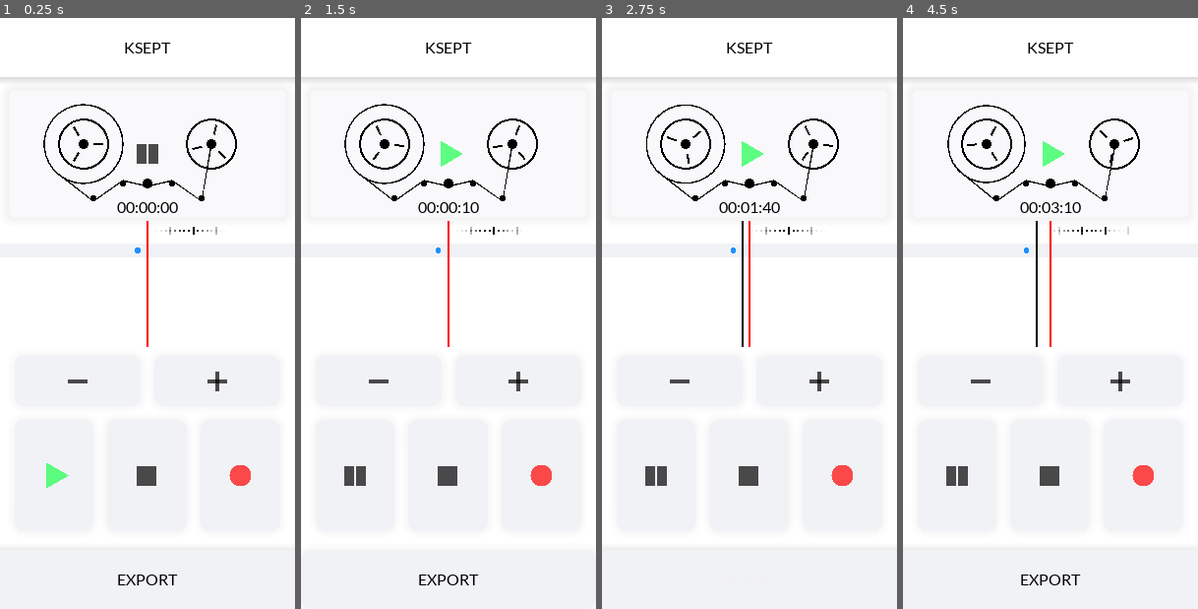
Above: before the commit, frames 1-4 (left to right).
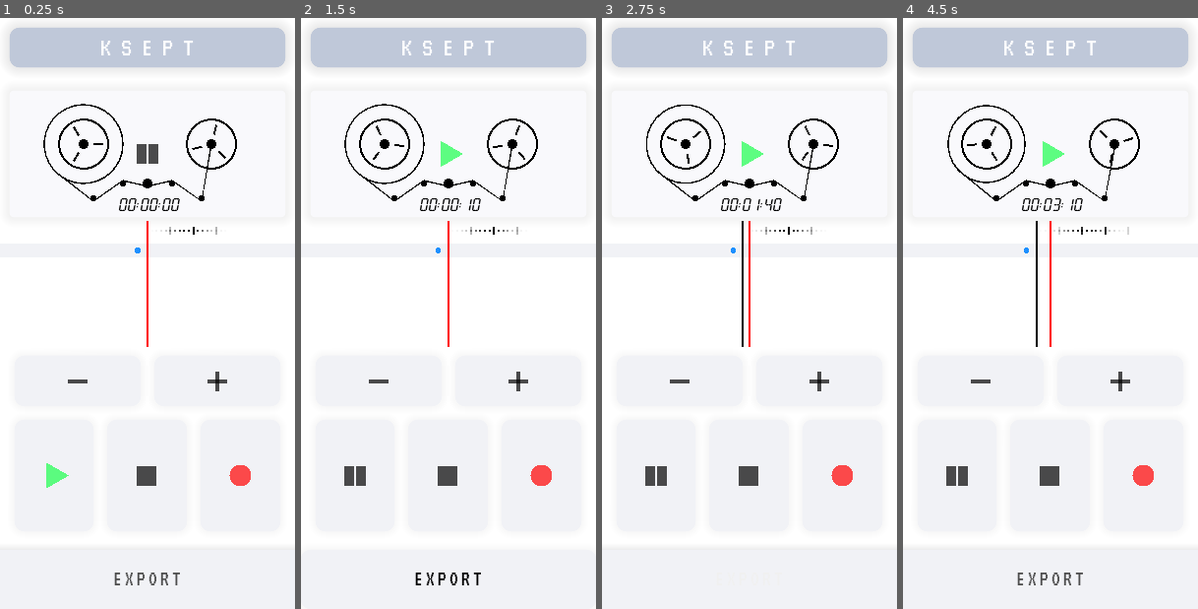
Above: after the commit, the same moments.

Repository: kahagino/ksept_recorder
Game: Godot game, scene res://scenes/main.tscn
Same seed, same stepped clock (60 frames per second), same inputs: the game is played once before the commit and once after it.
Inputs (mouse positions are in pixels of both pictures, inside the frame that each line leads up to):
- Up to frame 1 (0.25 s): no input
- Up to frame 2 (1.5 s): click (377, 378) at 0.52 s; click "EXPORT" at 1.25 s
- Up to frame 3 (2.75 s): drag from (749, 283) to (779, 183) at 2.02 s
- Up to frame 4 (4.5 s): drag from (991, 343) to (1035, 431) at 2.77 s; move the mouse to (1080, 183) at 3.52 s; hold Right (ui_right) 3.53-4.25 s; drag from (1035, 431) to (962, 224) at 4.27 s

The runs differ from the first frame. In frame 1, 7.5% of the frame differs, in the area x 0-100%, y 1-96%; in frame 2, 7.5%; in frame 3, 7.2%; in frame 4, 7.5%.

Commit message:
🎨 added custom fonts and app icon

Diff:
--- a/project.godot
+++ b/project.godot
@@ -17,6 +17,8 @@
 
 config/name="ksept_recorder"
 run/main_scene="res://scenes/main.tscn"
+boot_splash/image="res://android_icons/foreground_432.png"
+boot_splash/bg_color=Color( 1, 1, 1, 1 )
 config/icon="res://icon.png"
 config/quit_on_go_back=false
 
--- a/scenes/main.tscn
+++ b/scenes/main.tscn
@@ -1,11 +1,27 @@
-[gd_scene load_steps=9 format=2]
+[gd_scene load_steps=15 format=2]
 
 [ext_resource path="res://src/main.gd" type="Script" id=1]
 [ext_resource path="res://theme/theme_bright.tres" type="Theme" id=2]
 [ext_resource path="res://ui_components/editor_button.tscn" type="PackedScene" id=3]
 [ext_resource path="res://nodes/AudioManager.tscn" type="PackedScene" id=4]
 [ext_resource path="res://ui_components/tracks_ui.gd" type="Script" id=5]
+[ext_resource path="res://theme/font/VT323-Regular.ttf" type="DynamicFontData" id=6]
 [ext_resource path="res://ui_components/K7Panel.gd" type="Script" id=7]
+[ext_resource path="res://theme/font/Digit.TTF" type="DynamicFontData" id=8]
+
+[sub_resource type="StyleBoxFlat" id=3]
+bg_color = Color( 0.458824, 0.556863, 0.741176, 0.364706 )
+corner_radius_top_left = 10
+corner_radius_top_right = 10
+corner_radius_bottom_right = 10
+corner_radius_bottom_left = 10
+shadow_color = Color( 0, 0, 0, 0.0862745 )
+shadow_size = 12
+
+[sub_resource type="DynamicFont" id=4]
+size = 28
+extra_spacing_char = 10
+font_data = ExtResource( 6 )
 
 [sub_resource type="StyleBoxFlat" id=1]
 bg_color = Color( 0.976471, 0.976471, 0.988235, 1 )
@@ -16,10 +32,19 @@
 shadow_color = Color( 0, 0, 0, 0.054902 )
 shadow_size = 11
 
+[sub_resource type="DynamicFont" id=5]
+extra_spacing_bottom = 5
+font_data = ExtResource( 8 )
+
 [sub_resource type="StyleBoxFlat" id=2]
 bg_color = Color( 0.945098, 0.94902, 0.964706, 1 )
 shadow_color = Color( 0, 0, 0, 0.0745098 )
 shadow_size = 7
+
+[sub_resource type="DynamicFont" id=6]
+size = 22
+extra_spacing_char = 3
+font_data = ExtResource( 6 )
 
 [node name="main" type="Control"]
 anchor_right = 1.0
@@ -50,18 +75,29 @@
 margin_right = 300.0
 margin_bottom = 60.0
 rect_min_size = Vector2( 0, 60 )
+custom_constants/margin_right = 10
+custom_constants/margin_top = 10
+custom_constants/margin_left = 10
+custom_constants/margin_bottom = 10
 __meta__ = {
 "_edit_use_anchors_": false
 }
 
 [node name="Panel" type="Panel" parent="VBoxContainer/MarginContainer"]
-margin_right = 300.0
-margin_bottom = 60.0
+margin_left = 10.0
+margin_top = 10.0
+margin_right = 290.0
+margin_bottom = 50.0
+custom_styles/panel = SubResource( 3 )
 
 [node name="Label" type="Label" parent="VBoxContainer/MarginContainer"]
-margin_right = 300.0
-margin_bottom = 60.0
+margin_left = 10.0
+margin_top = 10.0
+margin_right = 290.0
+margin_bottom = 50.0
 size_flags_vertical = 1
+custom_fonts/font = SubResource( 4 )
+custom_colors/font_color = Color( 1, 1, 1, 1 )
 text = "KSEPT"
 align = 1
 valign = 1
@@ -106,11 +142,12 @@
 
 [node name="Label" type="Label" parent="VBoxContainer/Editor/VBoxContainer/TracksEditor/VBoxContainer/K7Panel"]
 margin_left = 109.0
-margin_top = 108.0
+margin_top = 107.0
 margin_right = 171.0
 margin_bottom = 128.0
 size_flags_horizontal = 4
 size_flags_vertical = 8
+custom_fonts/font = SubResource( 5 )
 text = "00:00:00"
 
 [node name="TracksUI" type="MarginContainer" parent="VBoxContainer/Editor/VBoxContainer/TracksEditor/VBoxContainer"]
@@ -180,6 +217,8 @@
 margin_bottom = 600.0
 rect_min_size = Vector2( 0, 60 )
 custom_styles/normal = SubResource( 2 )
+custom_fonts/font = SubResource( 6 )
+custom_colors/font_color = Color( 0.305882, 0.305882, 0.305882, 1 )
 text = "EXPORT"
 [connection signal="resized" from="VBoxContainer/Editor/VBoxContainer/TracksEditor/VBoxContainer/K7Panel" to="VBoxContainer/Editor/VBoxContainer/TracksEditor/VBoxContainer/K7Panel" method="_on_K7Panel_resized"]
 [connection signal="gui_input" from="VBoxContainer/Editor/VBoxContainer/TracksEditor/VBoxContainer/TracksUI" to="VBoxContainer/Editor/VBoxContainer/TracksEditor/VBoxContainer/TracksUI" method="_on_TracksUI_gui_input"]
Binary file added: android_icons/background_432.png
Binary file added: android_icons/foreground_432.png
Binary file added: theme/font/Digit.TTF
Binary file added: theme/font/VT323-Regular.ttf
